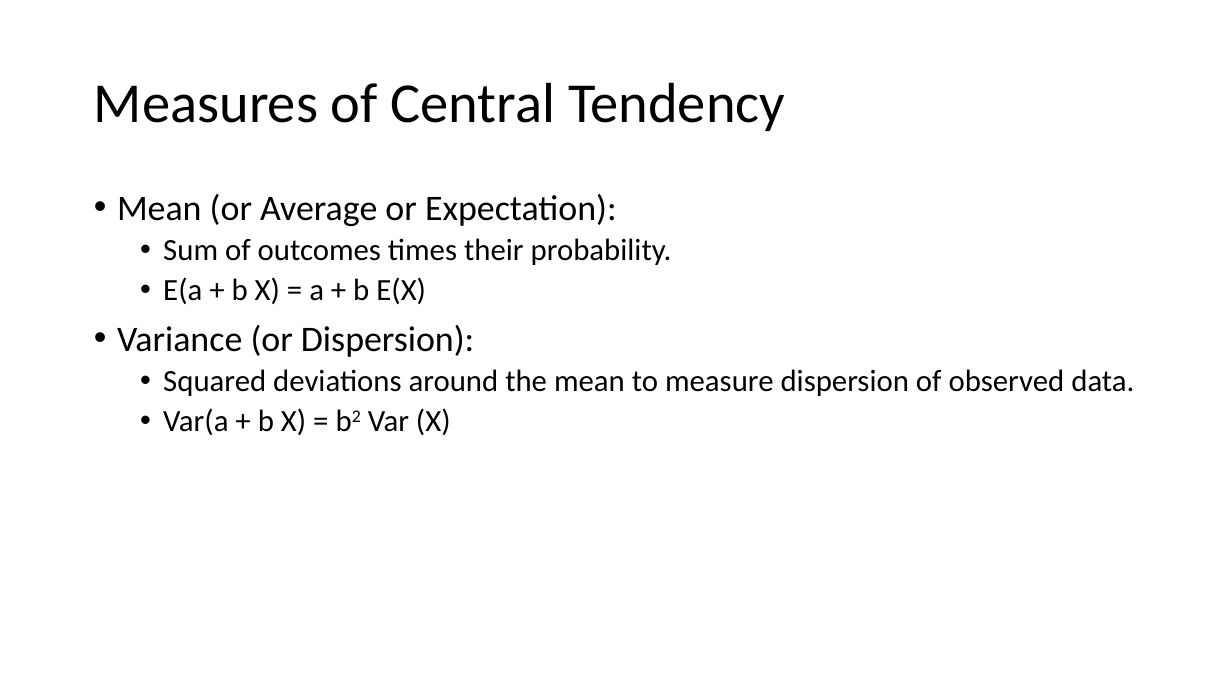
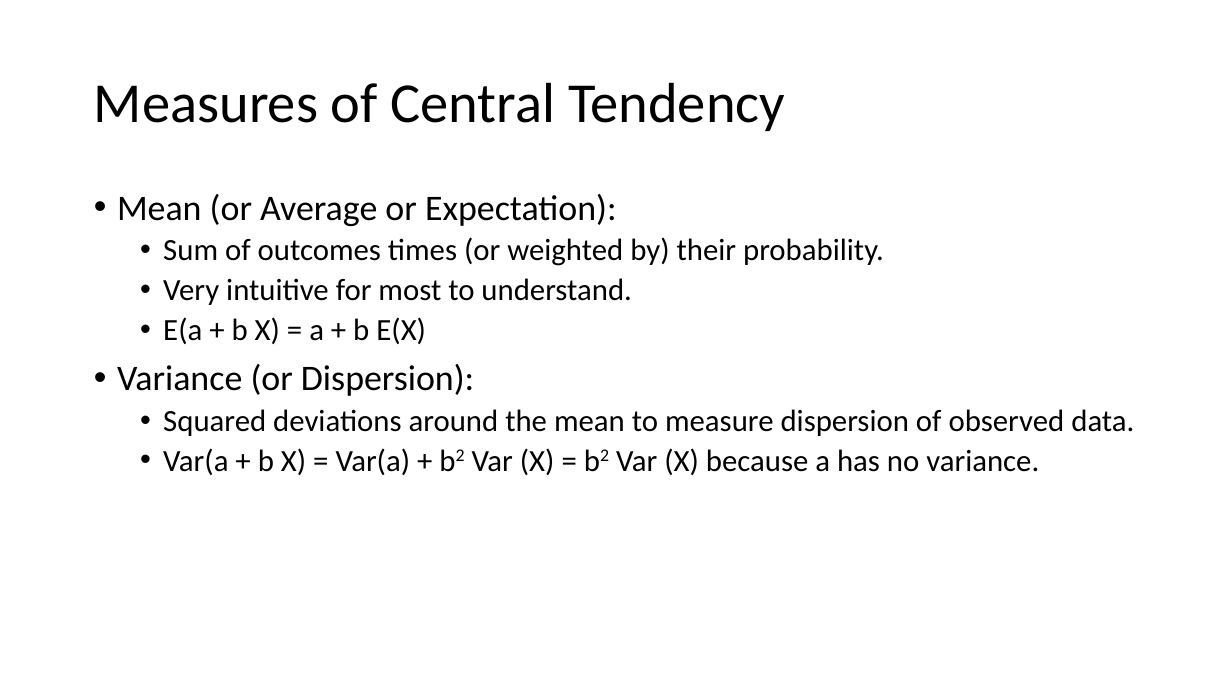
Before and after one commit to thsavage/Code-Shards, a slide deck: slide 15 of Session 1.pptx (slide 12 before the commit). Drawn at 1232x693 pixels with LibreOffice and Linux fonts; fonts in the diff are those of the drawing. Boxes give left, top, right and bottom in pixels: in the first picture for what was removed or moved away, otherwise in the second. Text is boxed around its words. In the diff, an @@ line names an element or a change of style, - is before the commit and + after.

```diff
--- a/Session 1.pptx
+++ b/Session 1.pptx
@@ text at (163,237,884,305): text changed @@
-  • Sum of outcomes times their probability.
+  • Sum of outcomes times (or weighted by) their probability.
+  • Very intuitive for most to understand.
@@ text at (163,448,1039,475): text changed @@
-  • Var(a + b X) = b2 Var (X)
+  • Var(a + b X) = Var(a) + b2 Var (X) = b2 Var (X) because a has no variance.
```
Also in this commit, not shown: 10 other slides changed, 7 slides added, 1 other file.
